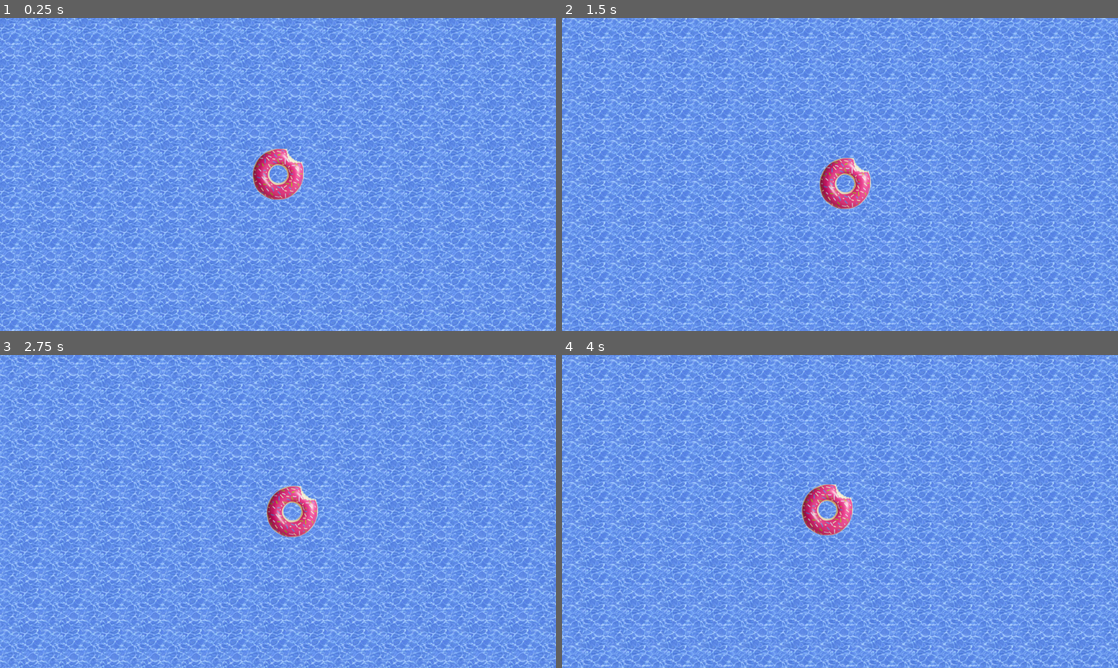
Above: before the commit, frames 1-4 (two rows, left to right).
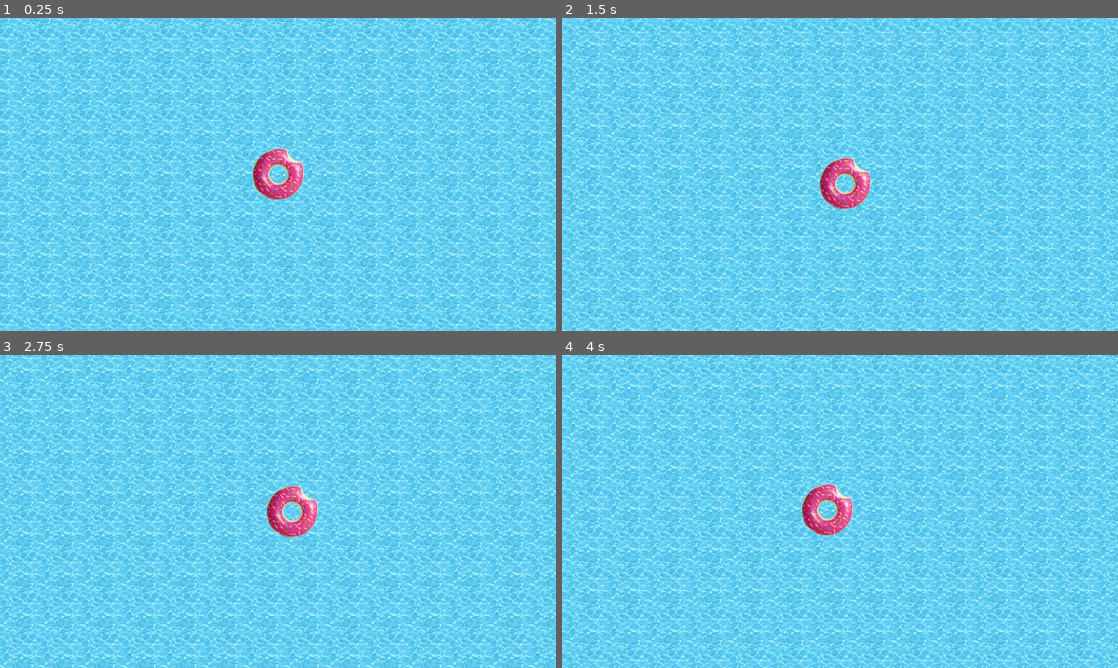
Above: after the commit, the same moments.

Repository: djalexkidd/wesh-bouee
Game: Godot game, scene res://scenes/Game.tscn
The game is run twice, just before and just after one commit, with the same random seed, the same clock (stepped at 60 frames per second) and the same inputs.
Inputs:
- Up to frame 1 (0.25 s): no input
- Up to frame 2 (1.5 s): tap Enter at 0.5 s; hold Right (right) 0.53-1.28 s; hold Down (down) from 1.28 s (still down)
- Up to frame 3 (2.75 s): release Down (down) at 2.03 s; hold Right (right) from 2.03 s (still down)
- Up to frame 4 (4 s): release Right (right) at 2.78 s; hold Up (up) 2.78-3.53 s; hold Left (left) from 3.53 s (still down)

The runs differ from the first frame. In frame 1, 99% of the frame differs, in the area x 0-100%, y 0-100%; in frame 2, 99%; in frame 3, 99%; in frame 4, 99%.

Commit message:
Changement arrière-plan

Diff:
--- a/scenes/Game.tscn
+++ b/scenes/Game.tscn
@@ -1,6 +1,6 @@
 [gd_scene load_steps=3 format=2]
 
-[ext_resource path="res://assets/backgrounds/aqua.jpg" type="Texture" id=1]
+[ext_resource path="res://assets/backgrounds/pool.jpg" type="Texture" id=1]
 [ext_resource path="res://scenes/Player.tscn" type="PackedScene" id=2]
 
 [node name="Game" type="Node2D"]
Binary file removed: assets/backgrounds/aqua.jpg
Binary file added: assets/backgrounds/pool.jpg
Not shown, changed: assets/backgrounds/pool.jpg.import
